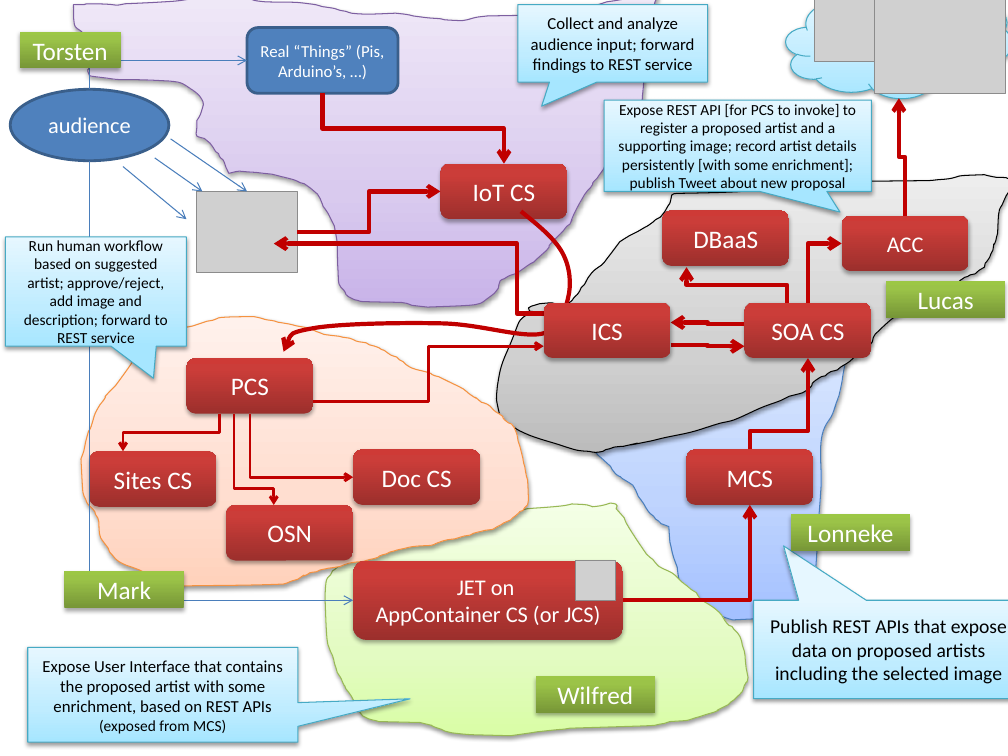
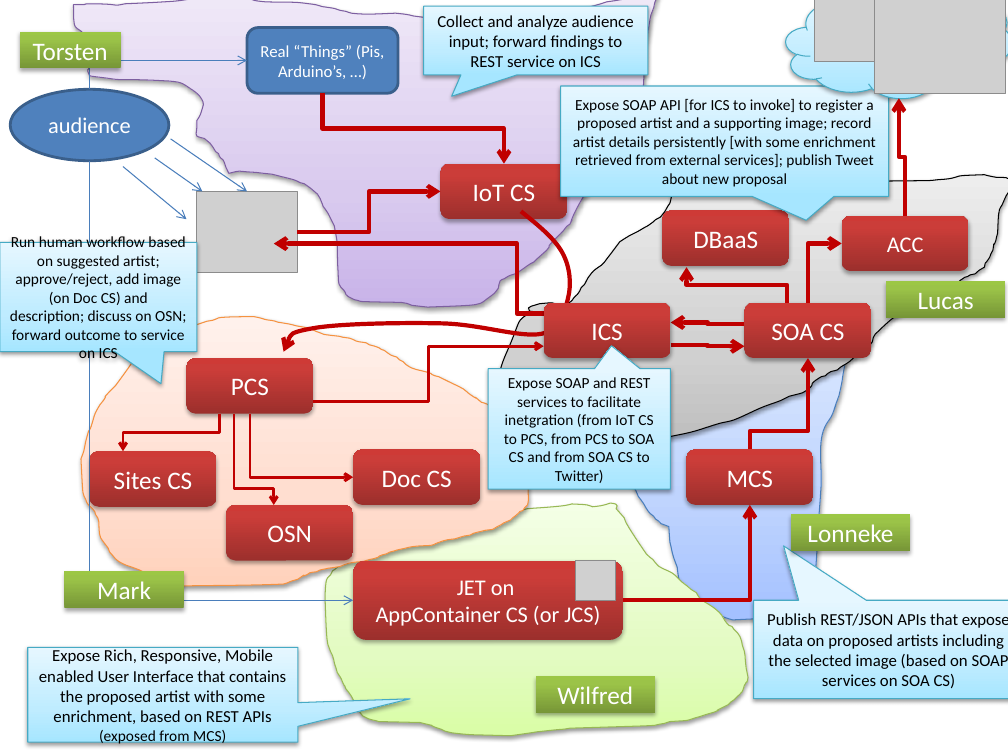
Before and after one commit to lucasjellema/aced-cloud-demo-ofmw2016-valencia, a slide deck: slide 6 of soaring-through-the-clouds-ofmw-forum2016-valencia-demo.pptx (slide 5 before the commit). Drawn at 1008x756 pixels with LibreOffice and Linux fonts; fonts in the diff are those of the drawing; grey boxes stand for pictures. Boxes give left, top, right and bottom in pixels: in the first picture for what was removed or moved away, otherwise in the second. Text is boxed around its words. In the diff, an @@ line names an element or a change of style, - is before the commit and + after.

```diff
--- a/soaring-through-the-clouds-ofmw-forum2016-valencia-demo.pptx
+++ b/soaring-through-the-clouds-ofmw-forum2016-valencia-demo.pptx
@@ speech box "Collect and analyze audience input; ...": place and size @@
-speech box "Collect and analyze audience input; ..." at (518,4,708,82)
+speech box "Collect and analyze audience input; ..." at (423,6,647,75)
@@ text in speech box at (437,15,634,67): text changed @@
-Collect and analyze audience input; forward findings to REST service
+Collect and analyze audience input; forward findings to REST service on ICS
@@ speech box "Expose SOAP API [for ICS ...": place and size @@
-speech box "Expose SOAP API [for ICS ..." at (604,100,871,192)
+speech box "Expose SOAP API [for ICS ..." at (560,86,888,196)
@@ speech box "Expose SOAP API [for ICS ..." at (560,86,888,196): proportions changed @@
@@ text in speech box at (573,99,875,187): text changed @@
-Expose REST API [for PCS to invoke] to register a proposed artist and a supporting image; record artist details persistently [with some enrichment]; publish Tweet about new proposal
+Expose SOAP API [for ICS to invoke] to register a proposed artist and a supporting image; record artist details persistently [with some enrichment retrieved from external services]; publish Tweet about new proposal
@@ speech box "Run human workflow based on ...": place and size @@
-speech box "Run human workflow based on ..." at (5,237,186,346)
+speech box "Run human workflow based on ..." at (0,243,197,352)
@@ text in speech box at (10,234,186,363): text changed @@
-Run human workflow based on suggested artist; approve/reject, add image and description; forward to REST service
+Run human workflow based on suggested artist; approve/reject, add image (on Doc CS) and description; discuss on OSN; forward outcome to service on ICS
@@ speech box added at (488,369,670,489), fill gradient #A7E6FF to #C1EDFF to #E7F8FF, outline #46AAC5 0.75 pt, 11 pt, text #000000 @@
+Expose SOAP and REST services to facilitate inetgration (from IoT CS to PCS, from PCS to SOA CS and from SOA CS to Twitter)
@@ text in speech box at (767,613,1008,688): text changed; size 14 to 12 pt @@
-Publish REST APIs that expose data on proposed artists including the selected image
+Publish REST/JSON APIs that expose data on proposed artists including the selected image (based on SOAP services on SOA CS)
@@ text in speech box at (39,649,286,745): text changed @@
-Expose User Interface that contains the proposed artist with some enrichment, based on REST APIs (exposed from MCS)
+Expose Rich, Responsive, Mobile enabled User Interface that contains the proposed artist with some enrichment, based on REST APIs (exposed from MCS)
```
Also in this commit, not shown: 4 other slides changed, 4 slides added, 29 other files.
